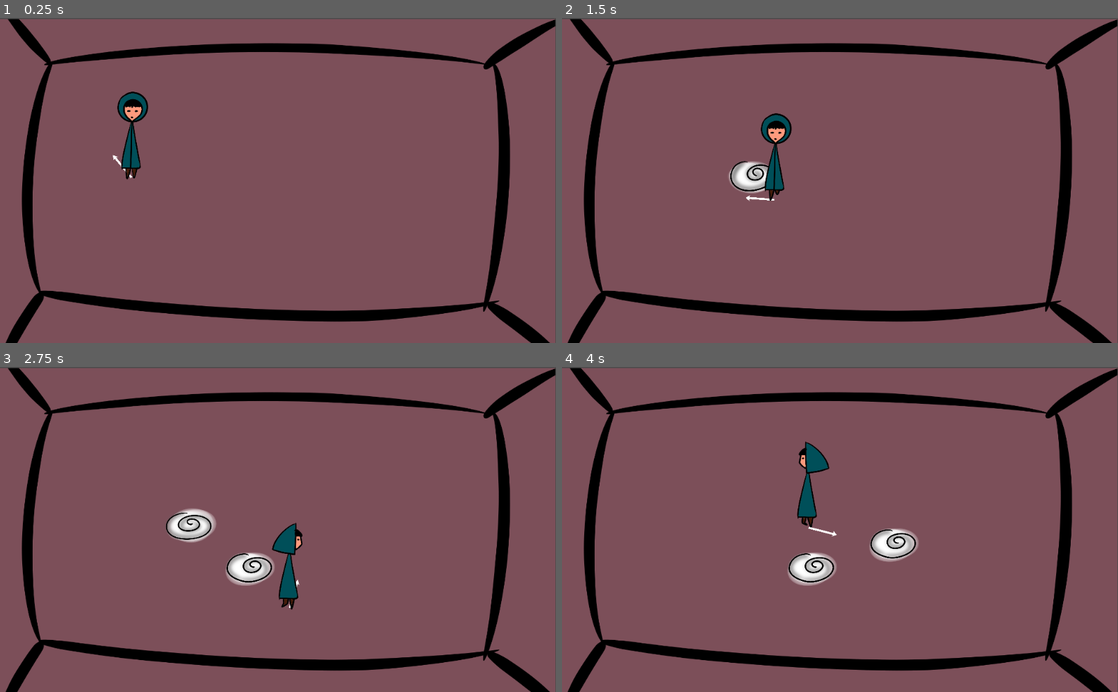
Above: before the commit, frames 1-4 (two rows, left to right).
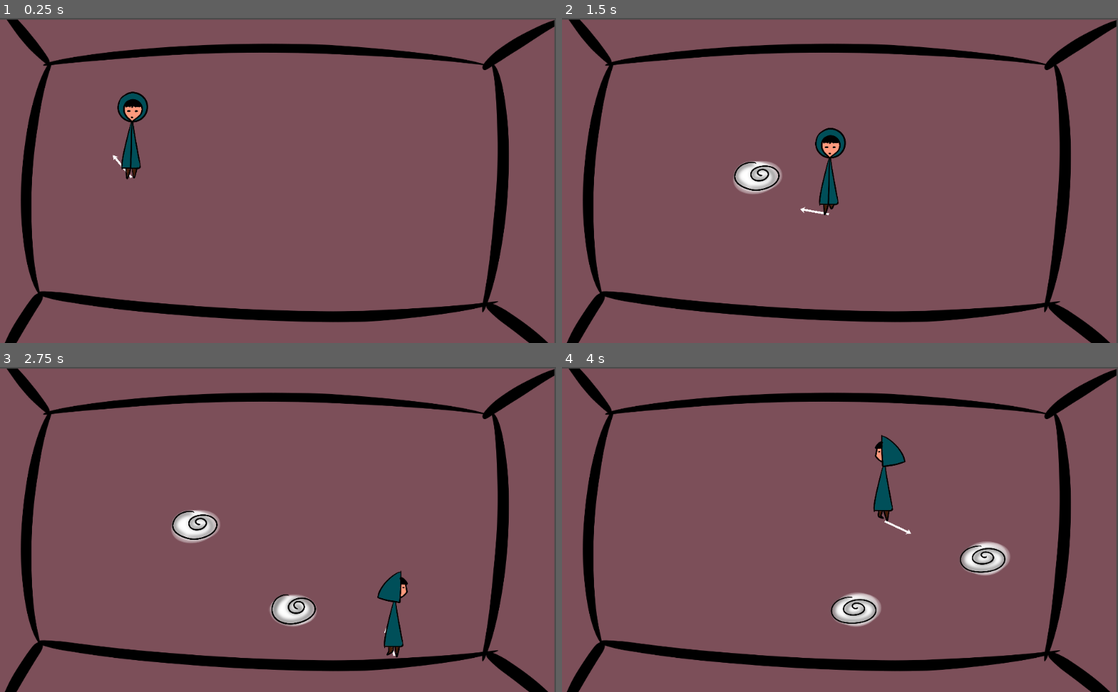
Above: after the commit, the same moments.

Repository: CcCcCc99/SVG_Project
Game: Godot game, scene res://temp/Node2D.tscn
Same seed, same stepped clock (60 frames per second), same inputs: the game is played once before the commit and once after it. The project has no main scene, so this scene is started directly.
Inputs (mouse positions are in pixels of both pictures, inside the frame that each line leads up to):
- Up to frame 1 (0.25 s): no input
- Up to frame 2 (1.5 s): tap Enter at 0.5 s; move the mouse to (962, 164) at 0.52 s; hold D (right) 0.53-1.28 s; click (962, 164) at 0.6 s; move the mouse to (728, 196) at 1.27 s; hold S (down) from 1.28 s (still down); right-click (728, 196) at 1.35 s
- Up to frame 3 (2.75 s): move the mouse to (333, 458) at 2.02 s; release S (down) at 2.03 s; hold D (right) from 2.03 s (still down); click (333, 458) at 2.1 s
- Up to frame 4 (4 s): move the mouse to (812, 594) at 2.77 s; release D (right) at 2.78 s; hold W (up) 2.78-3.53 s; right-click (812, 594) at 2.85 s; move the mouse to (1006, 578) at 3.52 s; hold A (left) from 3.53 s (still down); click (1006, 578) at 3.6 s

The runs differ from the first frame. In frame 1, 2.2% of the frame differs, in the area x 0-100%, y 0-100%; in frame 2, 4.3%; in frame 3, 5.6%; in frame 4, 6.6%.

Commit message:
Semplici refactoring e test

Diff:
--- a/src/project.godot
+++ b/src/project.godot
@@ -8,31 +8,36 @@
 
 config_version=4
 
+_global_script_classes=[  ]
+_global_script_class_icons={
+
+}
+
 [application]
 
-config/name="SVGTest"
+config/name="SVG_Project"
 config/icon="res://icon.png"
 
 [input]
 
 right={
 "deadzone": 0.5,
-"events": [ Object(InputEventKey,"resource_local_to_scene":false,"resource_name":"","device":0,"alt":false,"shift":false,"control":false,"meta":false,"command":false,"pressed":false,"scancode":68,"physical_scancode":0,"unicode":0,"echo":false,"script":null)
+"events": [ Object(InputEventKey,"resource_local_to_scene":false,"resource_name":"","device":0,"alt":false,"shift":false,"control":false,"meta":false,"command":false,"pressed":false,"scancode":68,"unicode":0,"echo":false,"script":null)
  ]
 }
 left={
 "deadzone": 0.5,
-"events": [ Object(InputEventKey,"resource_local_to_scene":false,"resource_name":"","device":0,"alt":false,"shift":false,"control":false,"meta":false,"command":false,"pressed":false,"scancode":65,"physical_scancode":0,"unicode":0,"echo":false,"script":null)
+"events": [ Object(InputEventKey,"resource_local_to_scene":false,"resource_name":"","device":0,"alt":false,"shift":false,"control":false,"meta":false,"command":false,"pressed":false,"scancode":65,"unicode":0,"echo":false,"script":null)
  ]
 }
 up={
 "deadzone": 0.5,
-"events": [ Object(InputEventKey,"resource_local_to_scene":false,"resource_name":"","device":0,"alt":false,"shift":false,"control":false,"meta":false,"command":false,"pressed":false,"scancode":87,"physical_scancode":0,"unicode":0,"echo":false,"script":null)
+"events": [ Object(InputEventKey,"resource_local_to_scene":false,"resource_name":"","device":0,"alt":false,"shift":false,"control":false,"meta":false,"command":false,"pressed":false,"scancode":87,"unicode":0,"echo":false,"script":null)
  ]
 }
 down={
 "deadzone": 0.5,
-"events": [ Object(InputEventKey,"resource_local_to_scene":false,"resource_name":"","device":0,"alt":false,"shift":false,"control":false,"meta":false,"command":false,"pressed":false,"scancode":83,"physical_scancode":0,"unicode":0,"echo":false,"script":null)
+"events": [ Object(InputEventKey,"resource_local_to_scene":false,"resource_name":"","device":0,"alt":false,"shift":false,"control":false,"meta":false,"command":false,"pressed":false,"scancode":83,"unicode":0,"echo":false,"script":null)
  ]
 }
 portal={
--- a/src/scenes/prefabs/Player.tscn
+++ b/src/scenes/prefabs/Player.tscn
@@ -18,12 +18,12 @@
 [ext_resource path="res://assets/sprites/player/gambe2_versoSx.png" type="Texture" id=16]
 [ext_resource path="res://assets/sprites/player/gambe1_versoSx.png" type="Texture" id=17]
 
-[sub_resource type="SpriteFrames" id=3]
+[sub_resource type="SpriteFrames" id=1]
 animations = [ {
 "frames": [ ExtResource( 11 ) ],
 "loop": true,
 "name": "front",
-"speed": 5.0
+"speed": 1.0
 }, {
 "frames": [ ExtResource( 1 ) ],
 "loop": true,
@@ -41,15 +41,15 @@
 "frames": [ ExtResource( 14 ) ],
 "loop": true,
 "name": "back",
-"speed": 5.0
+"speed": 1.0
 }, {
 "frames": [ ExtResource( 13 ) ],
 "loop": true,
 "name": "side",
-"speed": 5.0
+"speed": 1.0
 } ]
 
-[sub_resource type="SpriteFrames" id=4]
+[sub_resource type="SpriteFrames" id=3]
 animations = [ {
 "frames": [ ExtResource( 17 ), ExtResource( 16 ) ],
 "loop": true,
@@ -64,7 +64,7 @@
 "frames": [ ExtResource( 12 ) ],
 "loop": true,
 "name": "idle",
-"speed": 5.0
+"speed": 1.0
 }, {
 "frames": [ ExtResource( 7 ), ExtResource( 6 ) ],
 "loop": true,
@@ -72,23 +72,25 @@
 "speed": 5.0
 } ]
 
-[sub_resource type="RectangleShape2D" id=1]
-extents = Vector2( 12.625, 11.2812 )
+[sub_resource type="CircleShape2D" id=4]
+radius = 27.0185
 
-[sub_resource type="CircleShape2D" id=5]
-radius = 27.0185
+[sub_resource type="RectangleShape2D" id=5]
+extents = Vector2( 12.625, 17.1406 )
 
 [node name="Player" type="KinematicBody2D"]
 script = ExtResource( 2 )
-speed = 12000
 
-[node name="Animator" type="Sprite" parent="."]
+[node name="Animator" type="Node2D" parent="."]
 position = Vector2( 3.78, 0 )
 scale = Vector2( 0.38, 0.38 )
 script = ExtResource( 15 )
+__meta__ = {
+"_edit_group_": true
+}
 
 [node name="Body" type="AnimatedSprite" parent="Animator"]
-frames = SubResource( 3 )
+frames = SubResource( 1 )
 animation = "front"
 playing = true
 
@@ -97,23 +99,22 @@
 animation = "front"
 
 [node name="Legs" type="AnimatedSprite" parent="Animator"]
-frames = SubResource( 4 )
+frames = SubResource( 3 )
 animation = "idle"
 playing = true
 
+[node name="Hitbox" type="Area2D" parent="."]
+
+[node name="CollisionShapeHead" type="CollisionShape2D" parent="Hitbox"]
+position = Vector2( 2, -57 )
+shape = SubResource( 4 )
+
+[node name="CollisionPolygonBody" type="CollisionPolygon2D" parent="Hitbox"]
+polygon = PoolVector2Array( 1, -29, 16, 56, -18, 56, -2, -28 )
+
 [node name="CollisionShapeLegs" type="CollisionShape2D" parent="."]
-visible = false
-position = Vector2( -1.625, 64 )
-shape = SubResource( 1 )
-
-[node name="CollisionShape2D" type="CollisionShape2D" parent="."]
-visible = false
-position = Vector2( 2, -57 )
+position = Vector2( -1.625, 58.1406 )
 shape = SubResource( 5 )
-
-[node name="CollisionPolygonBody" type="CollisionPolygon2D" parent="."]
-visible = false
-polygon = PoolVector2Array( 1, -29, 16, 56, -18, 56, -2, -28 )
 
 [node name="Portalgun" type="Node2D" parent="."]
 position = Vector2( 0, 75 )
--- a/src/scenes/prefabs/Portal.tscn
+++ b/src/scenes/prefabs/Portal.tscn
@@ -22,7 +22,7 @@
 [node name="Animation" type="AnimatedSprite" parent="."]
 scale = Vector2( 0.3, 0.3 )
 frames = SubResource( 2 )
-frame = 2
+frame = 3
 playing = true
 
 [node name="CollisionShape2D" type="CollisionShape2D" parent="."]
--- a/src/src/Player.gd
+++ b/src/src/Player.gd
@@ -1,6 +1,8 @@
 extends KinematicBody2D
 
 export var speed = 20000
+
+onready var anim = $Animator
 
 # Called every frame. 'delta' is the elapsed time since the previous frame.
 func _process(delta):
@@ -12,4 +14,4 @@
 	move_and_slide(velocity * delta)
 	if Input.is_action_just_pressed("summon"):
 		print("summon ", get_viewport().get_mouse_position())
-	$Animator.animate(velocity)
+	anim.animate(velocity)
--- a/src/src/PlayerAnimator.gd
+++ b/src/src/PlayerAnimator.gd
@@ -1,4 +1,8 @@
 extends Node2D
+
+onready var head = $Head
+onready var body = $Body
+onready var legs = $Legs
 
 func animate(velocity):
 	if velocity == Vector2.ZERO:
@@ -12,27 +16,27 @@
 		pass
 
 func _set_idle():
-	$Head.flip_h = false
-	$Head.animation = "front"
-	$Body.animation = "front"
-	$Legs.animation = "idle"
+	head.flip_h = false
+	head.animation = "front"
+	body.animation = "front"
+	legs.animation = "idle"
 
 func _set_horizontal(direction):
-	$Head.animation = "side"
-	$Body.animation = "back"
+	head.animation = "side"
+	body.animation = "back"
 	if direction < 0:
-		$Head.flip_h = true
-		$Legs.animation = "left"
+		head.flip_h = true
+		legs.animation = "left"
 	else:
-		$Head.flip_h = false
-		$Legs.animation = "right"
+		head.flip_h = false
+		legs.animation = "right"
 
 func _set_vertical(direction):
-	$Head.flip_h = false
+	head.flip_h = false
 	if direction < 0:
-		$Head.animation = "back"
-		$Body.animation = "back"
+		head.animation = "back"
+		body.animation = "back"
 	else:
-		$Head.animation = "front"
-		$Body.animation = "front"
-	$Legs.animation = "vertical"
+		head.animation = "front"
+		body.animation = "front"
+	legs.animation = "vertical"
--- a/src/temp/Node2D.tscn
+++ b/src/temp/Node2D.tscn
@@ -1,15 +1,50 @@
-[gd_scene load_steps=3 format=2]
+[gd_scene load_steps=8 format=2]
 
 [ext_resource path="res://temp/mappatrue.png" type="Texture" id=1]
 [ext_resource path="res://scenes/prefabs/Player.tscn" type="PackedScene" id=2]
 
-[node name="Node2D" type="Node2D"]
+[sub_resource type="SegmentShape2D" id=1]
+a = Vector2( 938, 60 )
+b = Vector2( 55, 63 )
+
+[sub_resource type="SegmentShape2D" id=2]
+a = Vector2( 56, 59 )
+b = Vector2( 66, 517 )
+
+[sub_resource type="SegmentShape2D" id=3]
+a = Vector2( 937, 61 )
+b = Vector2( 901, 527 )
+
+[sub_resource type="SegmentShape2D" id=4]
+a = Vector2( 534, 542 )
+b = Vector2( 68, 514 )
+
+[sub_resource type="SegmentShape2D" id=5]
+a = Vector2( 902, 527 )
+b = Vector2( 532, 545 )
+
+[node name="Node2D" type="StaticBody2D"]
 
 [node name="Player" parent="." instance=ExtResource( 2 )]
 position = Vector2( 242.921, 221 )
 
 [node name="Mappatrue" type="Sprite" parent="."]
-position = Vector2( 511.5, 301 )
+position = Vector2( 509.5, 302 )
 scale = Vector2( 0.532813, 0.553704 )
 z_index = -2
 texture = ExtResource( 1 )
+
+[node name="CollisionShape2D" type="CollisionShape2D" parent="."]
+shape = SubResource( 1 )
+
+[node name="CollisionShape2D2" type="CollisionShape2D" parent="."]
+shape = SubResource( 2 )
+
+[node name="CollisionShape2D3" type="CollisionShape2D" parent="."]
+shape = SubResource( 3 )
+
+[node name="CollisionShape2D4" type="CollisionShape2D" parent="."]
+shape = SubResource( 4 )
+
+[node name="CollisionShape2D5" type="CollisionShape2D" parent="."]
+shape = SubResource( 5 )
Not shown, changed: .gitignore
